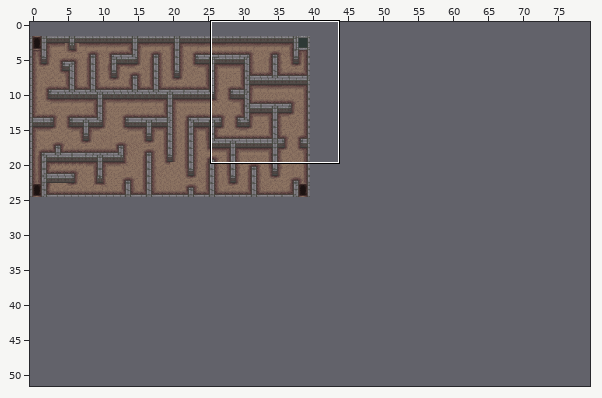
One commit to this Tiled map: Content/Lonernot.tmx. Above: a wide view before the commit, with the close-up outlined.
Close-up. Before:
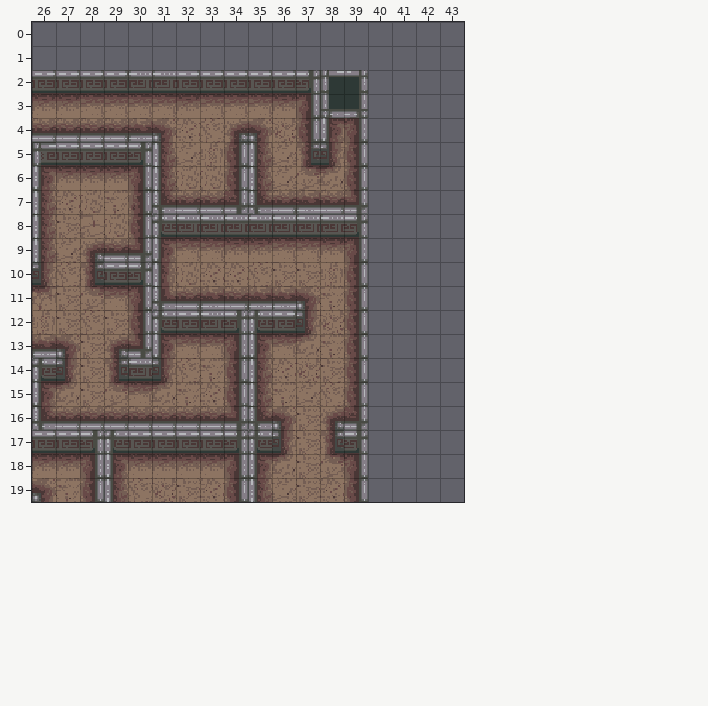
Cells are 16x16 px. Shown: x 26..43, y 0..19. The commit also changed other parts of the map, which this record leaves out. The old version is drawn lined up with the new one.
Now the later version:
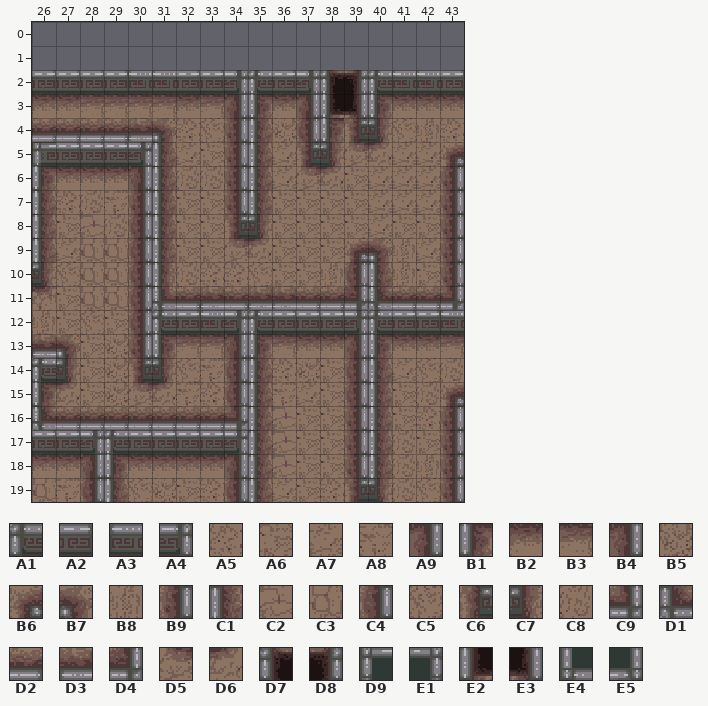
Key: from "Lonernot": A1 0, A2 1, A3 2, A4 3, A5 8, A6 9, A7 10, A8 11, A9 19, B1 20, B2 21, B3 22, B4 23, B5 24, B6 25, B7 26, B8 27, B9 35, C1 36, C2 37, C3 38, C4 39, C5 40, C6 41, C7 42, C8 43, C9 51, D1 52, D2 53, D3 54, D4 55, D5 57, D6 58, D7 202, D8 203, D9 204, E1 205, E2 218, E3 219, E4 220, E5 221.
__ is an empty cell.
What changed:
map size 40x23 -> 80x52 cells (old content now starts at 0,2; both pictures use the new coordinates)
Layer "Background":
y 2: x 34..35 A2 A2 -> A4 A1; x 38..43 D9 E1 __ __ __ __ -> D7 D8 A1 A3 A3 A2
y 3: x 34..35 B3 B3 -> A9 B1; x 38..43 E4 E5 __ __ __ __ -> E2 E3 B1 B2 B2 B2
y 4: x 34..35 B6 B7 -> B9 C1; x 39..43 B4 __ __ __ __ -> C6 C7 C5 B8 A5
y 5: x 33..34 B8 C4 -> A6 B9; x 39..43 C4 __ __ __ __ -> D5 D6 A7 A7 B6
y 6: x 34 C4 -> B9; x 39..43 C4 __ __ __ __ -> A6 A7 A7 A7 B9
y 7: x 31..43 D1 D2 D2 D4 D1 D2 D3 D2 C9 __ __ __ __ -> C1 A6 A6 B9 C1 A6 A6 A6 A6 A7 A7 A7 B9
y 8: x 31..43 A1 A3 A3 A3 A3 A3 A3 A3 A4 __ __ __ __ -> C1 A6 A6 C6 C7 A6 A6 A6 A6 A7 A6 A6 B9
y 9: x 28..43 B6 D2 C9 B1 B3 B3 B2 B2 B3 B3 B2 B4 __ __ __ __ -> C3 C3 C4 C1 A6 A6 D5 D6 A6 A6 A6 B6 B7 B8 A7 B9
y 10: x 28..30 C6 A2 A4 -> C3 C3 C4; x 40..43 __ __ __ __ -> C1 B8 A6 B9
y 11: x 28..30 D5 B3 B4 -> C3 C3 C4; x 37..43 B7 A8 C4 __ __ __ __ -> D2 D2 D4 D1 D2 D2 C9
y 12: x 37..43 C7 B5 C4 __ __ __ __ -> A2 A2 A4 A1 A2 A2 A3
y 13: x 29..30 B6 C9 -> B5 B9; x 37..43 D6 A8 C4 __ __ __ __ -> B2 B2 A9 B1 B2 B2 B3
y 14: x 29..30 C6 A3 -> B5 C6; x 40..43 __ __ __ __ -> C1 A7 C5 C8
y 15: x 29..30 D5 B3 -> B5 D5; x 38 C5 -> A6; x 40..43 __ __ __ __ -> C1 A6 C8 B6
y 16: x 35..36 D1 B7 -> C1 C2; x 38..43 B6 D4 __ __ __ __ -> A6 B9 C1 A6 A5 B9
y 17: x 35..36 A1 C7 -> C1 C2; x 38..43 C6 A4 __ __ __ __ -> A6 B9 C1 C8 A6 B9
y 18: x 35..36 B1 D6 -> C1 C2; x 38..43 D5 B4 __ __ __ __ -> A6 B9 C1 C8 B8 B9
y 19: x 26 B7 -> C3; x 39..43 C4 __ __ __ __ -> C6 C7 C8 C5 B9
Where, in picture pixels (left, top, right, bottom), the same in both close-ups:
changed: (80, 70, 464, 502)
changed: (32, 478, 56, 502)
